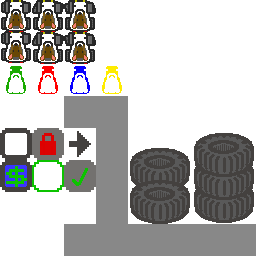
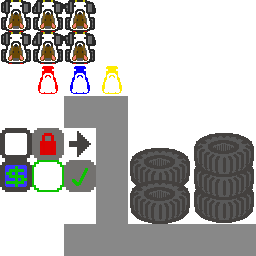
The second 256px x 256px image is a revision of the first. Changes to its layers:
painted on "shading" over [6, 33, 26, 62]
painted on "green" over [6, 66, 26, 94]
painted on "forward_1" over [3, 5, 29, 28]
painted on "forward_2" over [1, 19, 93, 64]
painted on "right_1" over [32, 7, 36, 12]
